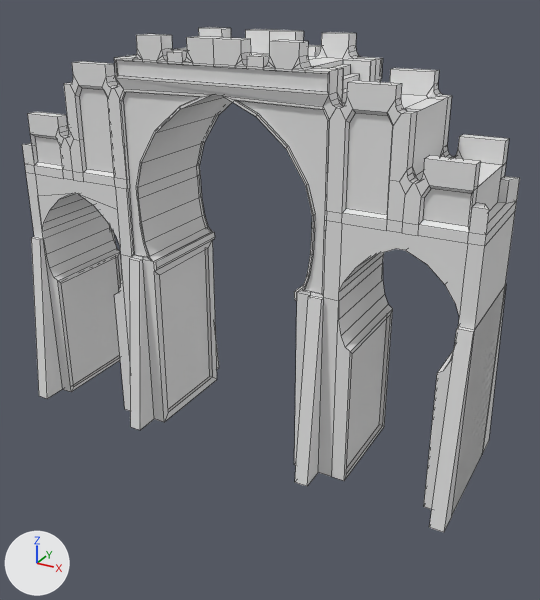
Two versions of the Blender file Assets/Models/Samuel/Arab_house_2.blend, one commit apart.
Both versions are drawn from a camera (50 mm lens) standing at (18.1, -38.0, 27.6) and looking at (-2.8, -0.1, 8.6). The axes (+X, +Y, +Z) are drawn at lower left. The lights are the same throughout. Mesh edges are drawn as thin lines.

The scene before the commit, as lines of its bpy script (objects in view):
```python
me_cube_001 = bpy.data.meshes.new('Cube.001')
me_cube_001.from_pydata(...)  # 1214 vertices, 995 faces, 5 loose edges; spans x 6.6..24.6, y -1.5..1.5, z -1.0..7.6
# faces by material slot: [261, 380, 132, 167, 55]
me_cube_001.materials.append(mat_material_003)  # white #e7e7e7
me_cube_001.materials.append(mat_material)  # white #e7e7e7
me_cube_001.materials.append(mat_material_002)  # white #e7e7e7
me_cube_001.materials.append(mat_material_005)  # white #e7e7e7
me_cube_001.materials.append(mat_material_007)  # white #e7e7e7
ob_cube_002 = bpy.data.objects.new('Cube.002', me_cube_001)
ob_cube_002.location = (21.7, 0.0, 2.3)
ob_cube_002.rotation_euler = (0.0, 0.0, 3.142)  # degrees (0, 0, 180)
ob_cube_002.scale = (1.66, 3.35, 2.92)
```
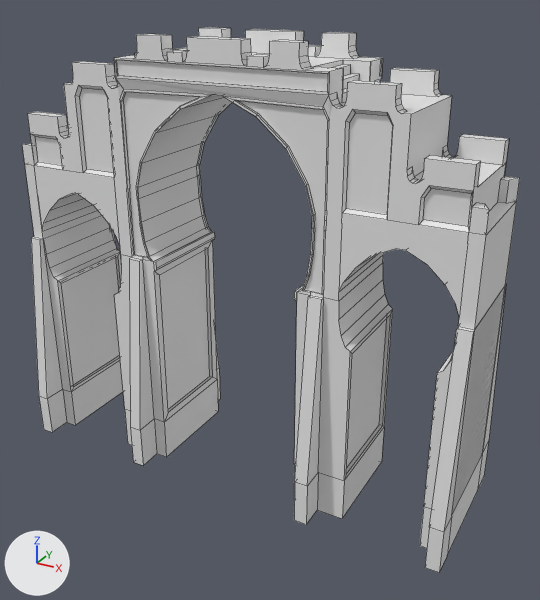
Where the newer file only moved an object's origin or applied its transform, the numbers keep the older frame.

Diff of the bpy script that builds the scene:
```diff
--- a/Assets/Models/Samuel/Arab_house_2.blend.py
+++ b/Assets/Models/Samuel/Arab_house_2.blend.py
@@ me_cube_001 @@
 # used by ob_cube_002; location = (21.7, 0.0, 2.3); rotation_euler = (0.0, 0.0, 3.142), in degrees (0, 0, 180); scale = (1.66, 3.35, 2.92)
-me_cube_001.from_pydata(...)  # 1214 vertices, 995 faces, 5 loose edges; spans x 6.6..24.6, y -1.5..1.5, z -1.0..7.6
-me_cube_001.materials.append(mat_material_003)  # white #e7e7e7
+me_cube_001.from_pydata(...)  # 1038 vertices, 712 faces, 6 loose edges; spans x 6.6..24.6, y -1.5..1.5, z -2.0..7.6
+# me_cube_001 part 1: 226 vertices removed from x 6.6..24.6, y -1.1..1.1, z 3.0..7.6; 10 vertices added at x 9.1..22.1, y -0.8..0.8, z 5.4..7.0
+# me_cube_001 part 2: 2 vertices removed from x 11.0, y -1.0..1.0, z -1.0; 12 vertices added at x 10.5..12.6, y -1.5..1.5, z -2.0
+# me_cube_001 part 3: 2 vertices removed from x 20.1, y -1.0..1.0, z -1.0; 12 vertices added at x 18.6..20.6, y -1.5..1.5, z -2.0
+# me_cube_001 part 4: 10 vertices added at x 6.6..7.6, y -1.5..1.5, z -2.0
+# me_cube_001 part 5: 10 vertices added at x 23.6..24.6, y -1.5..1.5, z -2.0
 me_cube_001.materials.append(mat_material)
-me_cube_001.materials.append(mat_material_002)  # white #e7e7e7
-me_cube_001.materials.append(mat_material_005)  # white #e7e7e7
-me_cube_001.materials.append(mat_material_007)  # white #e7e7e7
```

Boxes (x1, y1, x2, y2) around the edits, measured in the pictures (540 x 600 px):
'Cube.002', reshaped (8% taller): before (22, 27, 520, 532); after (22, 27, 520, 573)
part 1 of me_cube_001, cut back: before (25, 28, 517, 330); after (65, 53, 502, 187)
part 2 of me_cube_001, built on: before (318, 298, 350, 481); after (294, 428, 384, 525)
part 3 of me_cube_001, built on: before (114, 255, 132, 411); after (125, 368, 220, 465)
part 4 of me_cube_001, added: after (420, 442, 489, 573)
part 5 of me_cube_001, added: after (39, 361, 123, 432)
